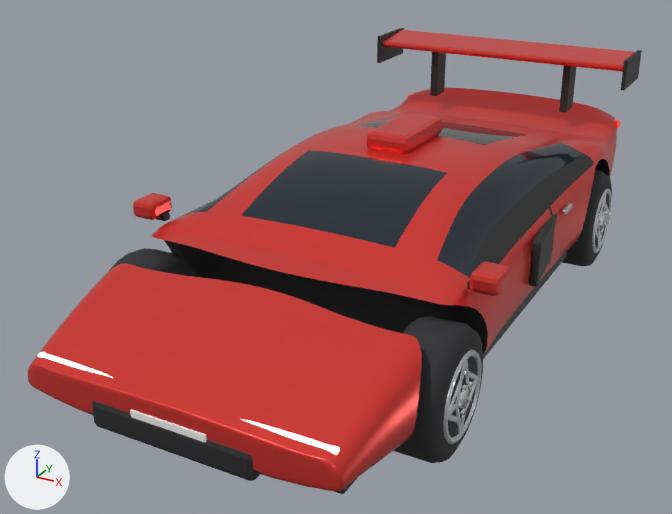
What one commit did to the glTF model app/spiele/nova-drive/models/phantom_mid.glb.
One viewpoint serves both versions: a camera (50 mm lens) standing at (2.44, -5.19, 2.88) and looking at (-0.26, -0.27, 0.42). The axes (+X, +Y, +Z) are drawn at lower left. The lights are the same throughout. The older version comes first. Where no turn or scale is listed for an object, it has been applied to the vertices. Vertices at exactly the same position are counted once.

Script lines for the objects in view, before the commit:
```python
me_body = bpy.data.meshes.new('body')
me_body.from_pydata(...)  # 5723 vertices, 11321 faces; spans x -1.15..1.15, y -2.41..2.41, z -0.65..0.65
# faces by material slot: [6157, 896, 3396, 440, 108, 108, 216]
me_body.materials.append(mat_paint)  # red #e73f38
me_body.materials.append(mat_glass)  # dark blue #27303c
me_body.materials.append(mat_trim)  # black #242427
me_body.materials.append(mat_chrome)  # white #f3f3f6
me_body.materials.append(mat_head)  # white #f3f3f1, glowing white #e7e2d7
me_body.materials.append(mat_tail)  # red #bc0000, glowing red #cb1d1d
me_body.materials.append(mat_plate)  # white #ededea
me_cylinder_006 = bpy.data.meshes.new('Cylinder.006')
me_cylinder_006.from_pydata(...)  # 1124 vertices, 2164 faces; spans x -0.48..0.48, y -1.0..1.0, z -1.0..1.0
# faces by material slot: [284, 92, 1460, 144, 76, 108]
me_cylinder_006.materials.append(mat_tire)  # black #2c2c2f
me_cylinder_006.materials.append(mat_trim)  # black #242427
me_cylinder_006.materials.append(mat_rim)  # white #dddfe5
me_cylinder_006.materials.append(mat_chrome)  # white #f3f3f6
me_cylinder_006.materials.append(mat_disc)  # grey #959599
me_cylinder_006.materials.append(mat_caliper)  # red #ed613f
ob_body = bpy.data.objects.new('body', me_body)
ob_body.location = (0.0, 0.039, 0.803)
ob_wheel_fl = bpy.data.objects.new('wheel_fl', me_cylinder_006)
ob_wheel_fl.location = (0.922, -1.375, 0.36)
ob_wheel_fl.scale = (0.36, 0.36, 0.36)
ob_wheel_fr = bpy.data.objects.new('wheel_fr', me_cylinder_006)
ob_wheel_fr.location = (-0.922, -1.375, 0.36)
ob_wheel_fr.rotation_euler = (0.0, 0.0, -3.142)  # degrees (0, 0, -180)
ob_wheel_fr.scale = (0.36, 0.36, 0.36)
ob_wheel_rl = bpy.data.objects.new('wheel_rl', me_cylinder_006)
ob_wheel_rl.location = (0.922, 1.375, 0.36)
ob_wheel_rl.scale = (0.36, 0.36, 0.36)
```
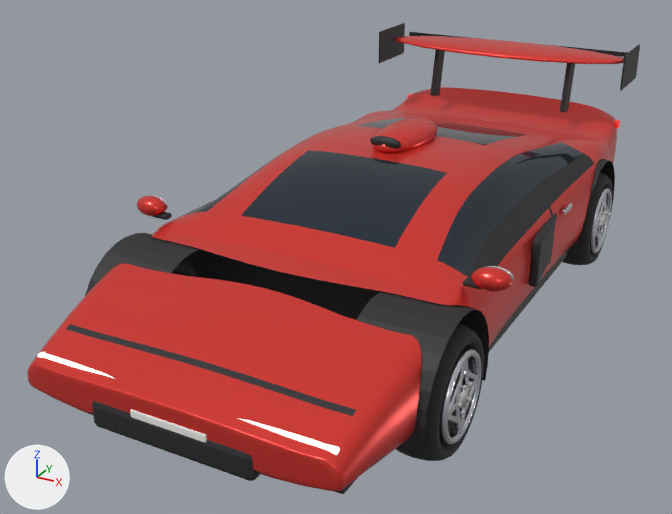
Where the newer file only moved an object's origin or applied its transform, the numbers keep the older frame.

Pixel boxes (x1, y1, x2, y2) of what changed, in the pictures (672 x 514 px; the box of a moved part takes in the faces that stretch with it):
'body', reshaped: before (28, 28, 642, 494); after (28, 23, 640, 494)
'wheel_fl', reshaped, moved (6% shorter): before (393, 316, 483, 463); after (396, 323, 484, 461)
'wheel_rl', reshaped, moved: before (562, 170, 612, 266); after (562, 172, 613, 265)
'wheel_fr', reshaped: before (109, 248, 200, 277); after (172, 259, 198, 277)
part 1 of me_body, added (red): after (374, 118, 438, 153)
part 2 of me_body, moved or reshaped: before (382, 30, 635, 72); after (409, 32, 628, 57)
part 3 of me_body, moved or reshaped: before (559, 66, 576, 112); after (560, 63, 575, 112)
part 4 of me_body, moved or reshaped: before (430, 52, 446, 96); after (430, 50, 445, 96)
part 5 of me_body, added: after (370, 136, 401, 149)
part 6 of me_body, moved or reshaped (not visible afterwards): before (470, 262, 510, 296)
part 7 of me_body, moved or reshaped (not visible afterwards): before (133, 193, 172, 220)
part 8 of me_body, deleted (red): before (367, 112, 443, 154)
part 9 of me_body, built on: before (53, 212, 470, 471); after (53, 195, 514, 471)
part 10 of me_body, reshaped: before (377, 28, 642, 90); after (378, 23, 640, 255)
part 11 of me_cylinder_006, moved or reshaped: (459, 229, 604, 415) in both
part 12 of me_cylinder_006, rebuilt: before (109, 170, 612, 463); after (172, 172, 613, 461)
part 13 of me_cylinder_006, added (mostly hidden): after (439, 349, 473, 440)
part 14 of me_cylinder_006, moved or reshaped: before (443, 188, 612, 444); after (439, 188, 612, 445)

What changed in the scene script:
```text
Change me_body:
    remove me_body.from_pydata(...)  # 5723 vertices, 11321 faces; spans x -1.15..1.15, y -2.41..2.41, z -0.65..0.65
    add me_body.from_pydata(...)  # 7513 vertices, 14681 faces; spans x -1.19..1.19, y -2.41..2.42, z -0.65..0.69
    me_body part 1: a new loose piece, a UV sphere (16 segments, 8 rings, poles along z) spanning x -0.17..0.17, y -0.19..0.51, z 0.28..0.44, in mat_paint (red #e73f38)
    me_body part 2: the loose piece of 56 vertices spanning x -1.01..1.01, y 1.82..2.22, z 0.55..0.64 is multiplied about its middle by the matrix ((0.927, 0.0, 0.0), (0.0, 0.023, 0.002), (0.0, -0.091, 0.909)), then moved by (0.0, 0.2, 0.01), in mat_trim (black #242427)
    me_body part 3: the loose piece of 56 vertices spanning x 0.52..0.58, y 1.9..2.08, z 0.18..0.58 is multiplied about its middle by the matrix ((0.499, 0.0, 0.0), (0.0, 0.748, 0.209), (0.0, -0.152, 1.031)), then moved by (0.0, -0.01, 0.0)
    me_body part 4: the loose piece of 56 vertices spanning x -0.58..-0.52, y 1.9..2.08, z 0.18..0.58 is multiplied about its middle by the matrix ((0.499, 0.0, 0.0), (0.0, 0.748, 0.209), (0.0, -0.152, 1.031)), then moved by (0.0, -0.01, 0.0)
    me_body part 5: a new loose piece, a UV sphere (16 segments, 8 rings, poles along z) spanning x -0.11..0.11, y -0.169..-0.109, z 0.347..0.427, in mat_trim (black #242427)
    me_body part 6: the loose piece of 56 vertices spanning x 0.99..1.15, y -1.23..-1.03, z 0.04..0.15 is multiplied about its middle by the matrix ((0.422, 0.0, 0.0), (0.0, 0.219, 0.555), (0.0, -0.204, 0.595)), then moved by (-0.17, -0.18, -0.43), in mat_caliper (red #ed613f)
    me_body part 7: the loose piece of 56 vertices spanning x -1.15..-0.99, y -1.23..-1.03, z 0.04..0.15 is multiplied about its middle by the matrix ((0.422, 0.0, 0.0), (0.0, 0.219, -0.555), (0.0, 0.204, 0.595)), then moved by (1.98, 2.36, -0.43), in mat_caliper (red #ed613f)
    me_body part 8: the loose piece of 56 vertices spanning x -0.15..0.15, y -0.14..0.46, z 0.32..0.44 is deleted
    me_body part 9: 83 vertices moved from x -1.04..1.04, y -2.14..-1.1, z -0.53..0.06 to x -1.05..1.05, y -2.14..-1.11, z -0.53..0.07; 104 vertices removed from x -1.04..1.04, y -2.18..-1.1, z -0.53..0.06; 812 vertices added at x -1.19..1.19, y -2.18..-0.99, z -0.57..0.15
    me_body part 10: 47 vertices moved from x -1.02..1.0, y 1.79..2.41, z -0.55..0.65 to x -1.01..1.01, y 1.78..2.41, z -0.55..0.69; 107 vertices removed from x -1.02..1.02, y 1.79..2.41, z -0.54..0.65; 561 vertices added at x -1.05..1.05, y 0.91..2.42, z -0.57..0.69
    other edits to the shape of me_body do not show in these pictures
    add me_body.materials.append(mat_caliper)  # red #ed613f
Change me_cylinder_006:
    used by ob_wheel_fl; location = (0.922, -1.375, 0.36); scale = (0.36, 0.36, 0.36)
    remove me_cylinder_006.from_pydata(...)  # 1124 vertices, 2164 faces; spans x -0.48..0.48, y -1.0..1.0, z -1.0..1.0
    add me_cylinder_006.from_pydata(...)  # 1812 vertices, 3428 faces; spans x -0.47..0.47, y -1.0..1.0, z -1.0..1.0
    me_cylinder_006 part 11: the loose piece of 12 vertices spanning x 0.4..0.48, y -0.1..-0.03, z -0.23..-0.17 is moved by (-0.01, 0.0, 0.0)
    me_cylinder_006 part 12: the loose piece of 144 vertices spanning x -0.48..0.41, y -1.0..1.0, z -1.0..1.0 is rebuilt with 616 vertices and now spans x -0.47..0.39, y -1.0..1.0, z -1.0..1.0
    me_cylinder_006 part 13: a new loose piece of 72 vertices spanning x -0.42..0.34, y -0.65..0.65, z -0.65..0.65, in mat_rim (white #dfe2e7)
    me_cylinder_006 part 14: 64 vertices moved within x 0.36..0.41, y -0.64..0.64, z -0.62..0.62; 564 vertices removed from x 0.19..0.47, y -0.69..0.69, z -0.69..0.69; 540 vertices added at x 0.33..0.46, y -0.69..0.69, z -0.69..0.69
    other edits to the shape of me_cylinder_006 do not show in these pictures
    remove me_cylinder_006.materials.append(mat_caliper)  # red #ed613f
Change ob_wheel_fl:
    ob_wheel_fl.location: (0.922, -1.375, 0.36) -> (0.925, -1.375, 0.36)
Change ob_wheel_rl:
    ob_wheel_rl.location: (0.922, 1.375, 0.36) -> (0.925, 1.375, 0.36)
```
